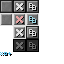
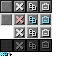
Layer changes from the first 64x64 image to the second:
added layer "paste icon" above "copy icon" over [26, 0, 52, 52]
painted on "blank_selected" over [0, 39, 13, 52]
